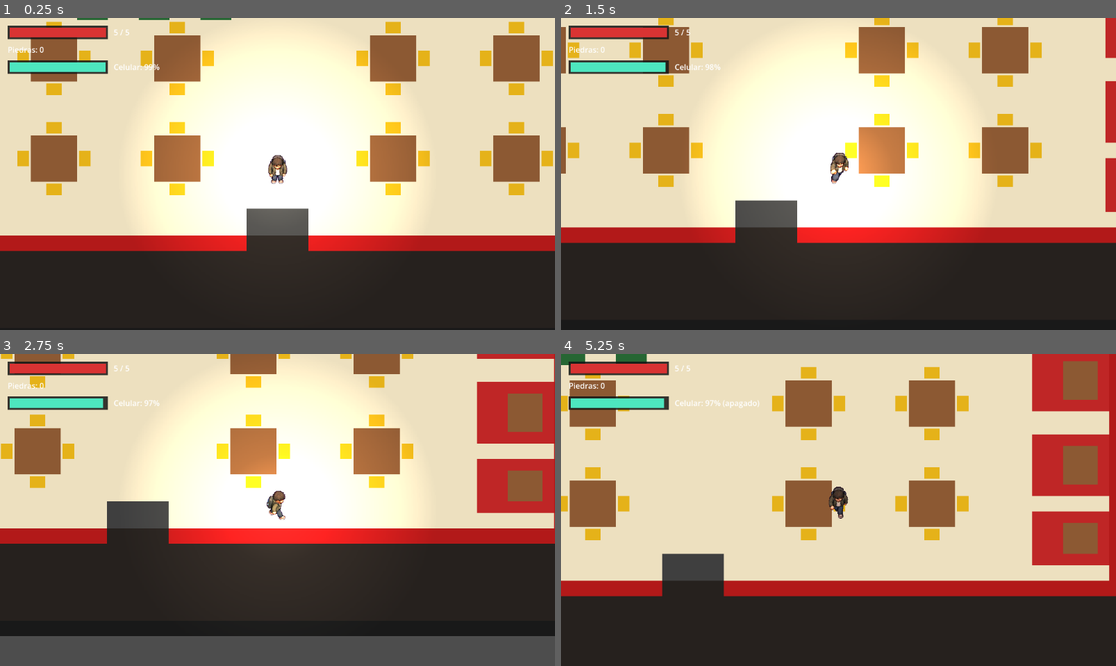
Above: before the commit, frames 1-4 (two rows, left to right).
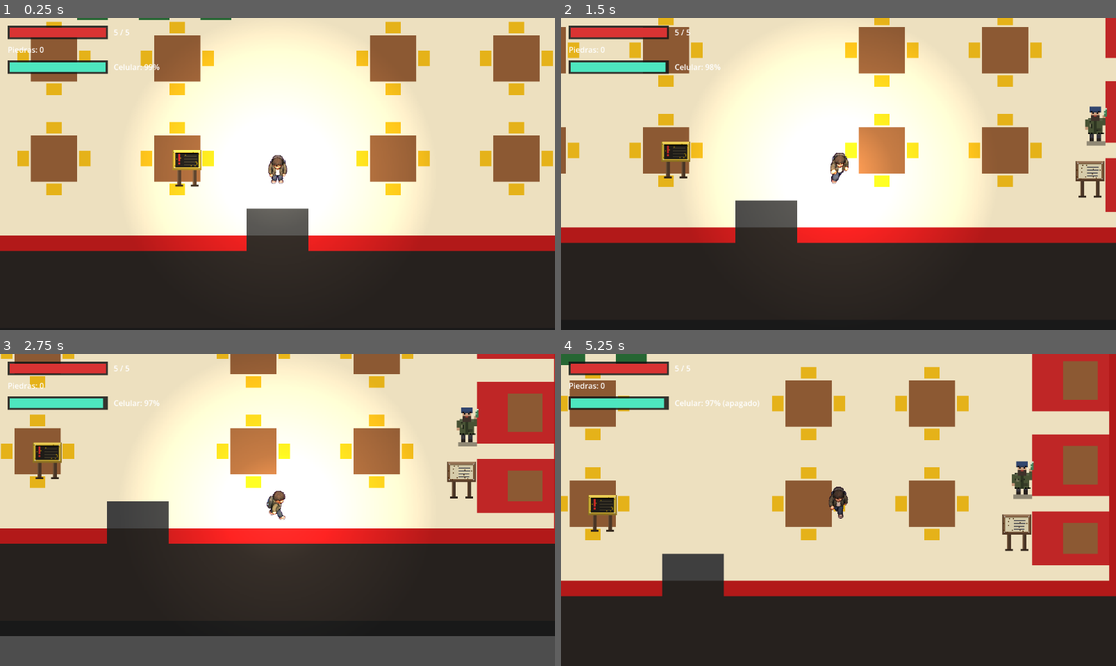
Above: after the commit, the same moments.

Repository: SOrtiz1967/Silent-Gil-Proyecto-Final
Game: Godot game, scene res://escenas/nivel_mc.tscn
The game is run twice, just before and just after one commit, with the same random seed, the same clock (stepped at 60 frames per second) and the same inputs. This scene is started directly instead of the project's main scene.
Inputs:
- Up to frame 1 (0.25 s): no input
- Up to frame 2 (1.5 s): hold D (mover_derecha) 0.53-1.28 s; tap E (disparar) at 0.6 s; hold S (mover_abajo) from 1.28 s (still down); tap Space (golpear) at 1.35 s
- Up to frame 3 (2.75 s): release S (mover_abajo) at 2.03 s; hold D (mover_derecha) from 2.03 s (still down); hold F (interactuar) from 2.03 s (still down)
- Up to frame 4 (5.25 s): release D (mover_derecha) at 2.78 s; release F (interactuar) at 2.78 s; hold W (mover_arriba) 2.78-3.53 s; tap Q (linterna) at 2.85 s; hold A (mover_izquierda) 3.53-5.03 s; tap E (disparar) at 3.6 s; tap Space (golpear) at 4.35 s; hold S (mover_abajo) from 5.03 s (still down); hold F (interactuar) from 5.03 s (still down)

The runs differ from the first frame. In frame 1, 0.4% of the frame differs, in the area x 31-37%, y 42-55%; in frame 2, 1.1%, in the area x 18-99%, y 28-58%; in frame 3, 1.1%; in frame 4, 1.1%.

Commit message:
cliente, powerbank y carteles en el mc, y la entrada al subte en la plaza

Diff:
--- a/escenas/nivel_1.tscn
+++ b/escenas/nivel_1.tscn
@@ -32,6 +32,8 @@
 [ext_resource type="Texture2D" path="res://assets/plaza/subte.png" id="p15_subte"]
 [ext_resource type="PackedScene" path="res://escenas/consumible.tscn" id="50_consumible"]
 [ext_resource type="PackedScene" path="res://escenas/cartel.tscn" id="51_cartel"]
+[ext_resource type="Script" path="res://scripts/pathfinding.gd" id="60_pathfinding"]
+[ext_resource type="PackedScene" path="res://escenas/entradaNivel.tscn" id="61_entrada_nivel"]
 
 [sub_resource type="RectangleShape2D" id="Shape_4096x32"]
 size = Vector2(4096, 32)
@@ -1732,6 +1734,30 @@
 
 [node name="CollisionShape2D" type="CollisionShape2D" parent="EntradaMcDonalds" unique_id=2105753215]
 shape = SubResource("Shape_EntradaMc")
+
+[node name="Pathfinding" type="Node" parent="."]
+script = ExtResource("60_pathfinding")
+
+[node name="CartelReloj" parent="." instance=ExtResource("51_cartel")]
+position = Vector2(2200, 1850)
+titulo = "RELOJ"
+texto = "El reloj de la estación está clavado en las 3:07. Tu celular marca lo mismo, y tenés una llamada perdida de «Casa» de esa hora. El tren que te dejó se fue despacio y no vuelve."
+rutaTextura = "res://assets/carteles/cartel_info.png"
+
+[node name="CartelSubte" parent="." instance=ExtResource("51_cartel")]
+position = Vector2(3440, 2500)
+titulo = "LÍNEA C"
+texto = "CERRADO POR OBRAS. Llaves en custodia del local de la esquina. No dice cuál. El único local de la esquina es el McDonald's. Por las avenidas no se puede salir: la niebla te devuelve a la plaza."
+rutaTextura = "res://assets/carteles/cartel_llave.png"
+
+[node name="EntradaSubte" parent="." instance=ExtResource("61_entrada_nivel")]
+position = Vector2(3264, 2512)
+scale = Vector2(1.5, 1)
+idLlaveRequerida = "llaveSubte"
+rutaNivel = "res://escenas/nivel_5.tscn"
+puntoDestino = "PUNTO_APARICION_JUGADOR"
+mensajeBloqueada = "El candado es enorme y no cede. Hace falta la llave"
+textoAviso = "F para bajar al subte"
 
 [node name="PUNTO_SALIDA_MC" type="Marker2D" parent="." unique_id=897896742]
 position = Vector2(730, 2745)
--- a/escenas/nivel_mc.tscn
+++ b/escenas/nivel_mc.tscn
@@ -4,6 +4,10 @@
 [ext_resource type="Script" path="res://scripts/nivel_mc.gd" id="2_nivel"]
 [ext_resource type="Script" path="res://scripts/entradaNivel.gd" id="3_entrada"]
 [ext_resource type="Script" path="res://scripts/escalera.gd" id="4_escalera"]
+[ext_resource type="Script" path="res://scripts/pathfinding.gd" id="8_pathfinding"]
+[ext_resource type="PackedScene" path="res://escenas/cartel.tscn" id="10_cartel"]
+[ext_resource type="PackedScene" path="res://escenas/enemigo.tscn" id="11_enemigo"]
+[ext_resource type="PackedScene" path="res://escenas/powerbank.tscn" id="12_powerbank"]
 
 [sub_resource type="RectangleShape2D" id="Shape_4096x32"]
 size = Vector2(4096, 32)
@@ -2458,6 +2462,43 @@
 [node name="CollisionShape2D" type="CollisionShape2D" parent="ZonaEscaleraBajar"]
 shape = SubResource("Shape_256x192")
 
+[node name="Pathfinding" type="Node" parent="."]
+script = ExtResource("8_pathfinding")
+
+[node name="CartelPedido" parent="." instance=ExtResource("10_cartel")]
+position = Vector2(900, 1210)
+titulo = "PEDIDO 307"
+texto = "El parlante repite siempre el mismo número: «pedido 307, pedido 307». Hay bandejas servidas en todas las mesas y la comida no se pudre."
+rutaTextura = "res://assets/carteles/cartel_alerta.png"
+
+[node name="CartelHamburguesas" parent="." instance=ExtResource("10_cartel")]
+position = Vector2(1760, 1250)
+titulo = "NOTA"
+texto = "Escrita a las apuradas, 3:07: «no agarren las hamburguesas. Son de él». Más abajo: «tiene la llave del candado y no la suelta»."
+rutaTextura = "res://assets/carteles/cartel_madera.png"
+
+[node name="CartelTicket" parent="." instance=ExtResource("10_cartel")]
+position = Vector2(2960, 420)
+titulo = "OFICINA"
+texto = "Un ticket de pedido, el 307, pegado con cinta en el escritorio. Nunca se entregó. Detrás de la caja fuerte hay un cargador portátil."
+rutaTextura = "res://assets/carteles/cartel_info.png"
+
+[node name="Cliente" parent="." instance=ExtResource("11_enemigo")]
+position = Vector2(1800, 1100)
+scale = Vector2(1.5, 1.5)
+vida = 30
+velocidad = 70
+rangoAtaque = 55
+dano = 2
+rangoDeteccion = 350
+idLlaveBotin = "llaveSubte"
+nombreLlaveBotin = "Llave del candado"
+variante = 1
+colorNormal = Color(1, 0.75, 0.6, 1)
+
+[node name="Powerbank" parent="." instance=ExtResource("12_powerbank")]
+position = Vector2(3100, 440)
+
 [node name="PUNTO_APARICION_JUGADOR" type="Marker2D" parent="."]
 position = Vector2(1088, 1184)
 
